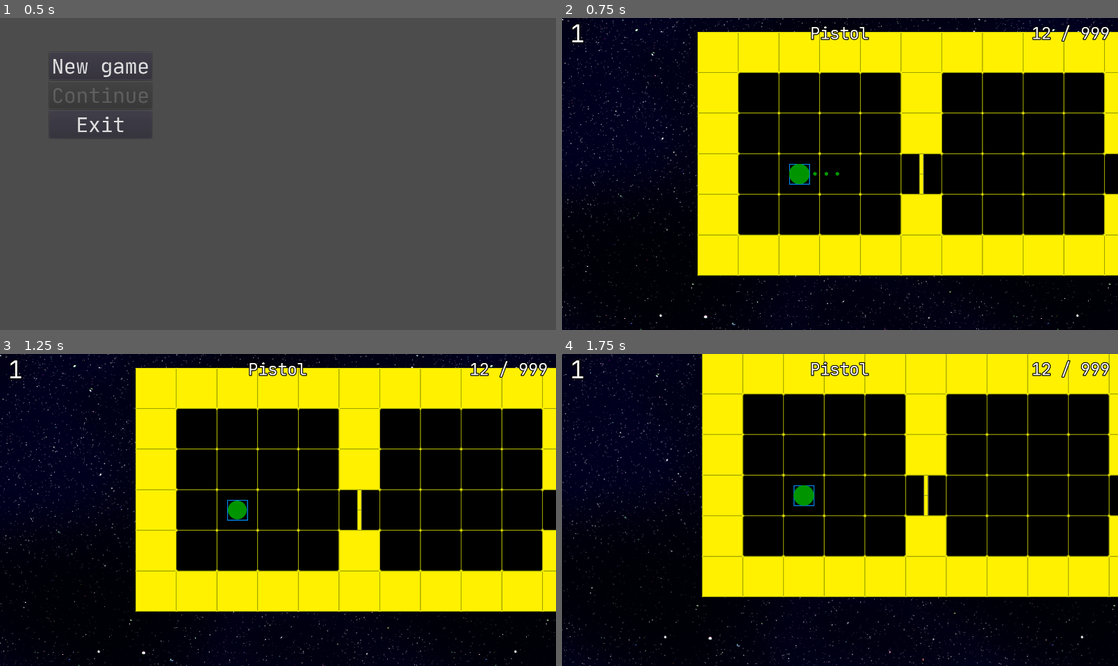
Above: before the commit, frames 1-4 (two rows, left to right).
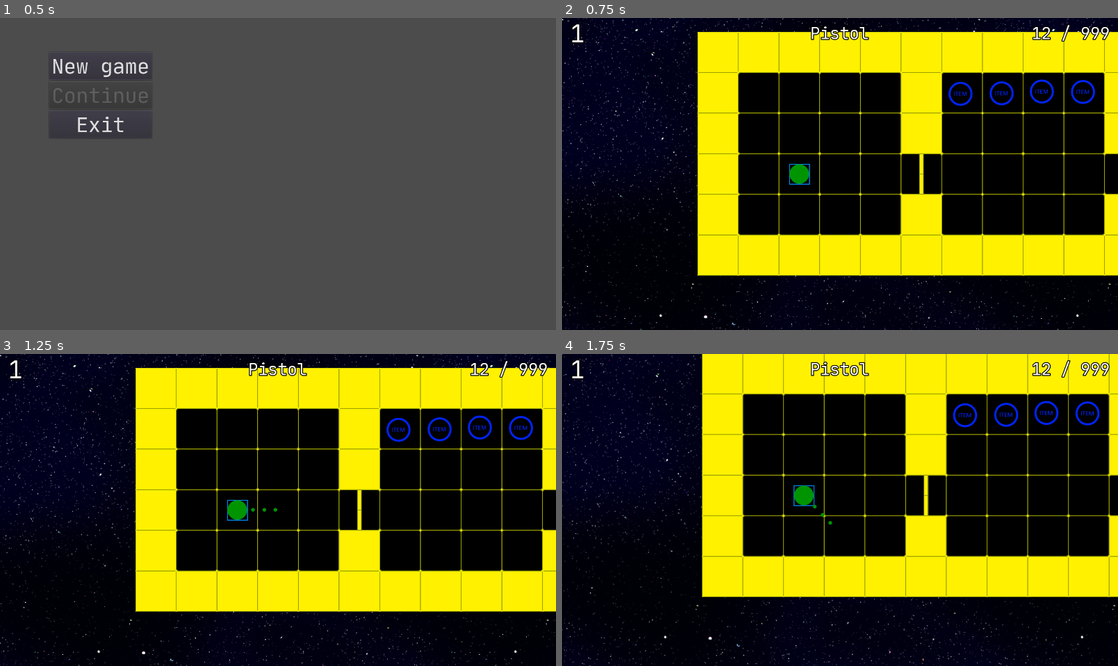
Above: after the commit, the same moments.

Repository: PalPav/Ziea
Game: Godot game, scene res://app/gui/MainMenu.tscn
The game is run twice, just before and just after one commit, with the same random seed, the same clock (stepped at 60 frames per second) and the same inputs.
Inputs:
- Up to frame 1 (0.5 s): no input
- Up to frame 2 (0.75 s): click "New game" at 0.5 s
- Up to frame 3 (1.25 s): no input
- Up to frame 4 (1.75 s): tap Enter at 1.25 s; hold D (player_rotate_right) from 1.28 s (still down); tap F (player_next_weapon) at 1.35 s

Frame 1 is identical in both runs. In frame 2, 0.6% of the frame differs, in the area x 40-96%, y 19-54%; in frame 3, 0.6%; in frame 4, 0.6%, in the area x 41-97%, y 14-55%.

Commit message:
pick up item prototype

Diff:
--- /dev/null
+++ b/app/items/AbstractItem.gd
@@ -0,0 +1,28 @@
+extends Area2D
+class_name AbstractItem
+
+var weapon_name = "Shotgun"
+var ammo_count = 4
+
+
+# Called when the node enters the scene tree for the first time.
+func _ready():
+	pass # Replace with function body.
+
+
+# Called every frame. 'delta' is the elapsed time since the previous frame.
+#func _process(delta):
+#	pass
+
+func onPickupRangeBodyEntered(player):
+	if (player.name != "Player" || !player.has_method("getWeapons")):
+		return
+	var weapon = player.getWeapons().get_node(weapon_name)
+
+	if !weapon:
+		return
+
+	weapon.bandolier_ammo_amount += 4
+	EventBus.emit_signal("weapon_changed", player.getCurrnetWeapon().getWeaponState())
+	$PickUpRange.set_deferred("disabled", true)
+	self.hide()
--- /dev/null
+++ b/app/items/AbstractItem.tscn
@@ -0,0 +1,33 @@
+[gd_scene load_steps=5 format=2]
+
+[ext_resource path="res://app/items/AbstractItem.gd" type="Script" id=1]
+[ext_resource path="res://assets/sprites/items/abstract.png" type="Texture" id=2]
+
+[sub_resource type="SpriteFrames" id=1]
+animations = [ {
+"frames": [ ExtResource( 2 ) ],
+"loop": false,
+"name": "idle",
+"speed": 1.0
+} ]
+
+[sub_resource type="CircleShape2D" id=2]
+radius = 29.966
+
+[node name="AbstractItem" type="Area2D"]
+position = Vector2( 0.210224, 0 )
+input_pickable = false
+script = ExtResource( 1 )
+__meta__ = {
+"_edit_group_": true
+}
+
+[node name="Icon" type="AnimatedSprite" parent="."]
+frames = SubResource( 1 )
+animation = "idle"
+
+[node name="PickUpRange" type="CollisionShape2D" parent="."]
+shape = SubResource( 2 )
+
+[node name="SFX_PickUp" type="AudioStreamPlayer" parent="."]
+[connection signal="body_entered" from="." to="." method="onPickupRangeBodyEntered"]
--- a/app/levels/Level_debug.tscn
+++ b/app/levels/Level_debug.tscn
@@ -1,9 +1,10 @@
-[gd_scene load_steps=5 format=2]
+[gd_scene load_steps=6 format=2]
 
 [ext_resource path="res://app/levels/AbstractLevel.tscn" type="PackedScene" id=1]
 [ext_resource path="res://app/enemy/Enemy.tscn" type="PackedScene" id=2]
 [ext_resource path="res://app/levels/TileSet.tres" type="TileSet" id=3]
 [ext_resource path="res://app/levels/Level_001.tscn" type="PackedScene" id=4]
+[ext_resource path="res://app/items/AbstractItem.tscn" type="PackedScene" id=5]
 
 [node name="Level_debug" instance=ExtResource( 1 )]
 next_level = ExtResource( 4 )
@@ -19,4 +20,16 @@
 rotation = -3.14159
 
 [node name="Animation" parent="Exit" index="1"]
-frame = 0
+frame = 1
+
+[node name="AbstractItem" parent="." index="3" instance=ExtResource( 5 )]
+position = Vector2( 646.161, 152.548 )
+
+[node name="AbstractItem2" parent="." index="4" instance=ExtResource( 5 )]
+position = Vector2( 747.183, 151.426 )
+
+[node name="AbstractItem3" parent="." index="5" instance=ExtResource( 5 )]
+position = Vector2( 845.96, 146.936 )
+
+[node name="AbstractItem4" parent="." index="6" instance=ExtResource( 5 )]
+position = Vector2( 946.981, 148.058 )
--- a/app/player/Player.gd
+++ b/app/player/Player.gd
@@ -127,3 +127,6 @@
 	$Direction.show()
 	$Body.play()
 	current_health = max_health
+
+func getWeapons():
+	return weapons
--- a/app/player/Player.tscn
+++ b/app/player/Player.tscn
@@ -48,6 +48,7 @@
 [node name="Body" type="AnimatedSprite" parent="."]
 frames = SubResource( 2 )
 animation = "Idle"
+frame = 1
 playing = true
 
 [node name="Dead" type="Sprite" parent="."]
@@ -55,7 +56,6 @@
 [node name="Direction" type="AnimatedSprite" parent="."]
 frames = SubResource( 3 )
 animation = "Idle"
-frame = 1
 playing = true
 offset = Vector2( 65, -0.5 )
 
--- a/project.godot
+++ b/project.godot
@@ -9,6 +9,11 @@
 config_version=4
 
 _global_script_classes=[ {
+"base": "Area2D",
+"class": "AbstractItem",
+"language": "GDScript",
+"path": "res://app/items/AbstractItem.gd"
+}, {
 "base": "Node",
 "class": "AbstractLevel",
 "language": "GDScript",
@@ -20,6 +25,7 @@
 "path": "res://app/weapons/AbstractWeapon.gd"
 } ]
 _global_script_class_icons={
+"AbstractItem": "",
 "AbstractLevel": "",
 "AbstractWeapon": ""
 }
@@ -97,3 +103,4 @@
 
 2d_physics/layer_1="Collisions"
 2d_physics/layer_2="RangeDetector"
+2d_physics/layer_3="Items"
Binary file added: assets/sprites/items/abstract.png
